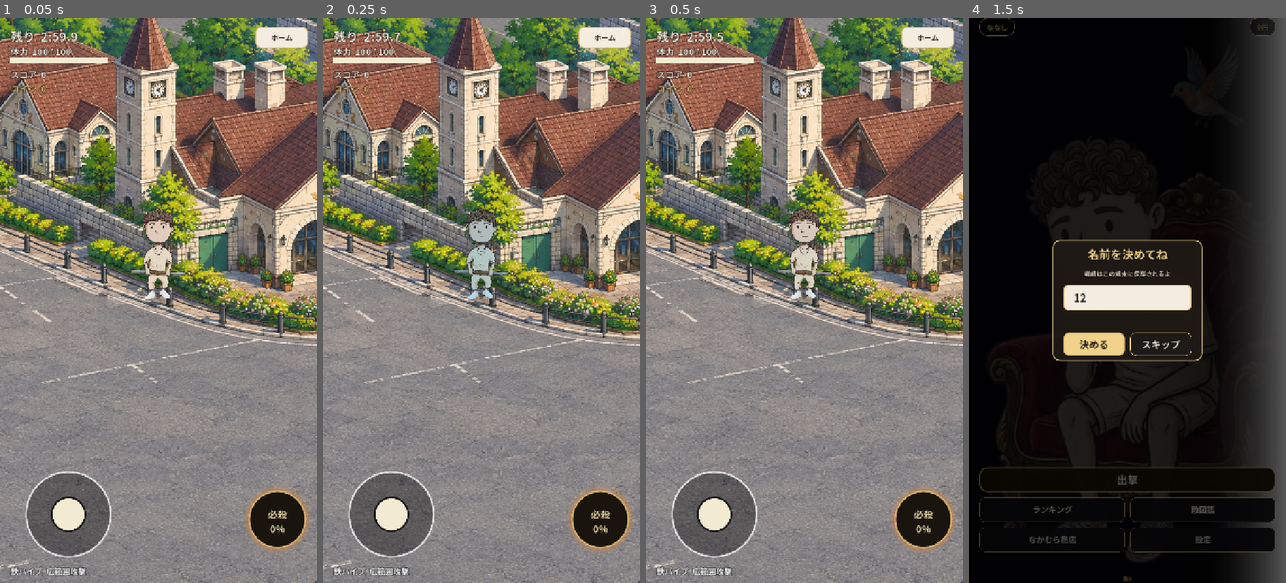
Above: before the commit, frames 1-4 (left to right).
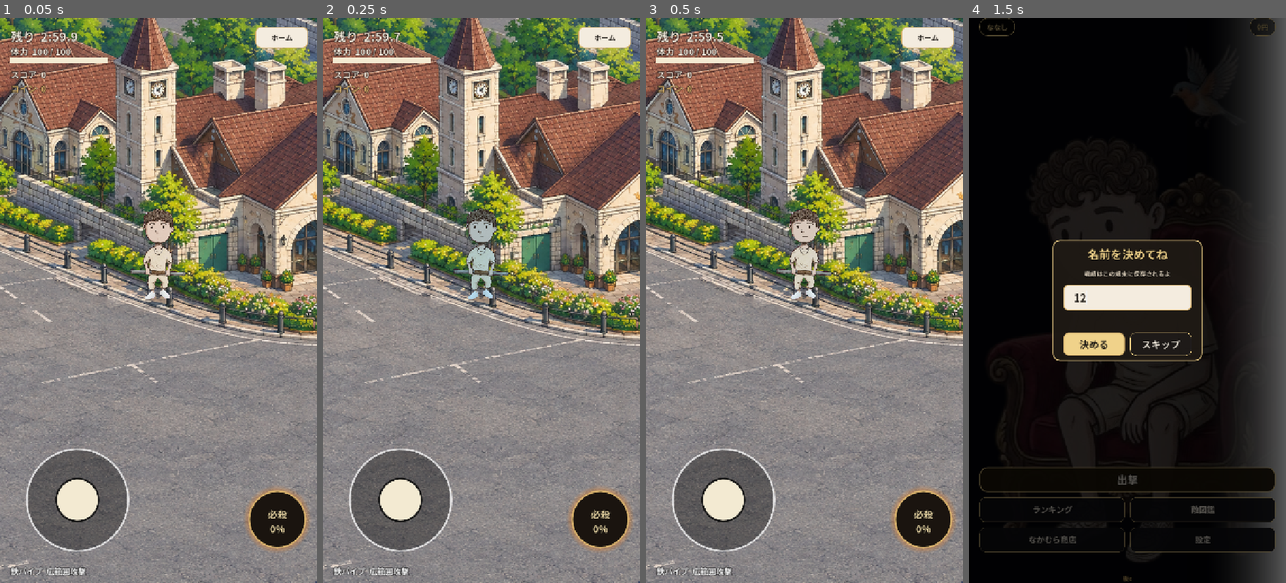
Above: after the commit, the same moments.

Repository: sudotti/inba-war
Game: Godot game, scene res://scenes/battle.tscn
The game is run twice, just before and just after one commit, with the same random seed, the same clock (stepped at 60 frames per second) and the same inputs. This scene is started directly instead of the project's main scene.
Inputs (mouse positions are in pixels of both pictures, inside the frame that each line leads up to):
- Up to frame 1 (0.05 s): no input
- Up to frame 2 (0.25 s): no input
- Up to frame 3 (0.5 s): no input
- Up to frame 4 (1.5 s): click "ホーム" at 0.5 s; click (1127, 294) at 1.27 s; type "12" at 1.35 s

The runs differ from the first frame. In frame 1, 3.1% of the frame differs, in the area x 7-41%, y 76-96%; in frame 2, 3.1%; in frame 3, 3.1%; in frame 4, nothing differs.

Commit message:
release: 左下の固定スティック。メニューで指が残っても中央に戻す

Diff:
--- a/scripts/battle_screen.gd
+++ b/scripts/battle_screen.gd
@@ -212,7 +212,9 @@
 		# タッチとマウスの到着順が前後しても、指を離したあとに歩き続けない。
 		_mouse_down = false
 	elif event is InputEventMouseButton and event.button_index == MOUSE_BUTTON_LEFT:
-		if _touch_count == 0 and not DisplayServer.is_touchscreen_available():
+		if stick and stick.echoing_touch():
+			_mouse_down = false
+		elif _touch_count == 0 and not DisplayServer.is_touchscreen_available():
 			_mouse_down = event.pressed
 	elif event is InputEventKey and event.pressed and not event.echo and sim != null:
 		var key := int(event.physical_keycode)
@@ -1194,7 +1196,7 @@
 	_fill(root)
 	stick = Stick.new()
 	root.add_child(stick)
-	UiFont.full_rect(stick)
+	stick.place_bottom_left(get_viewport_rect().size)
 
 
 func _build_special_cut_in() -> void:
@@ -1354,6 +1356,9 @@
 func _activate_special() -> void:
 	if sim == null or not sim.begin_special():
 		return
+	_mouse_down = false
+	if stick:
+		stick.guard_mouse_echo()
 	var palette := _special_palette()
 	_apply_cut_in_style(palette)
 	_special_phase = "intro"
@@ -1758,10 +1763,12 @@
 	if build_root == null:
 		return
 	build_root.visible = true
+	build_root.mouse_filter = Control.MOUSE_FILTER_STOP
 	if hint:
 		hint.visible = false
 	if stick:
 		stick.visible = false
+		stick.guard_mouse_echo()
 
 	for child in card_row.get_children():
 		child.queue_free()
@@ -1778,9 +1785,11 @@
 func _hide_build() -> void:
 	build_shown = false
 	build_root.visible = false
-	build_root.mouse_filter = Control.MOUSE_FILTER_IGNORE
 	hint.visible = true
-	stick.visible = true
+	_mouse_down = false
+	if stick:
+		stick.visible = true
+		stick.guard_mouse_echo()
 
 
 func _card(index: int, id: String) -> Control:
--- a/scripts/virtual_stick.gd
+++ b/scripts/virtual_stick.gd
@@ -1,14 +1,12 @@
 extends Control
 
-const RADIUS_MIN := 96.0
-const RADIUS_MAX := 144.0
+## 左下に台を固定するスティック。ノブだけ動かし、指を離すと中央に戻す。
 
 var direction := Vector2.ZERO
 
-var _pressing := false
-var _origin := Vector2.ZERO
+var _holding := false
 var _finger := -1
-var _mouse_up_pending := false
+var _ignore_finger := -1
 
 
 func _ready() -> void:
@@ -17,141 +15,111 @@
 
 func _notification(what: int) -> void:
 	if what == NOTIFICATION_WM_WINDOW_FOCUS_OUT or what == NOTIFICATION_APPLICATION_FOCUS_OUT:
-		_finger = -1
-		_mouse_up_pending = false
-		_end()
+		release()
+	elif what == NOTIFICATION_VISIBILITY_CHANGED and not is_visible_in_tree():
+		release()
 
 
-func _process(_dt: float) -> void:
-	# マウスの離すは、同じフレームのタッチより先に来ることがある。フレーム末で指が残っていれば維持する。
-	if _mouse_up_pending:
-		_mouse_up_pending = false
-		if _finger < 0:
-			_end()
-	if _finger < 0 and _pressing and not Input.is_mouse_button_pressed(MOUSE_BUTTON_LEFT):
-		_end()
+func release() -> void:
+	# メニューが開いた指は、離すまで掴み直さない。
+	if _finger >= 0:
+		_ignore_finger = _finger
+	_drop()
+
+
+func _drop() -> void:
+	_holding = false
+	_finger = -1
+	direction = Vector2.ZERO
 	queue_redraw()
 
 
+func echoing_touch() -> bool:
+	return false
+
+
+func guard_mouse_echo() -> void:
+	release()
+
+
+func place_bottom_left(screen: Vector2) -> void:
+	var side := 320.0
+	position = Vector2(16.0, screen.y - side - 28.0)
+	size = Vector2(side, side)
+	custom_minimum_size = size
+
+
 func _input(event: InputEvent) -> void:
-	# HUD の全面パネルが _gui_input を先に止める。指の開始はここで受ける。
+	if event.device == InputEvent.DEVICE_ID_EMULATION:
+		return
 	if not is_visible_in_tree():
 		return
 	if event is InputEventScreenTouch:
+		if not event.pressed and event.index == _ignore_finger:
+			_ignore_finger = -1
 		if event.pressed:
-			if _finger >= 0 or _over_button(event.position):
+			if event.index == _ignore_finger or not _inside(event.position):
 				return
 			_finger = event.index
-			_mouse_up_pending = false
-			_begin(_to_local(event.position))
+			_holding = true
+			_apply(_to_local(event.position))
 			get_viewport().set_input_as_handled()
-		elif event.index == _finger:
-			_finger = -1
-			_end()
-			get_viewport().set_input_as_handled()
-	elif event is InputEventScreenDrag and event.index == _finger:
-		_drag(_to_local(event.position))
-		get_viewport().set_input_as_handled()
-	elif _finger >= 0 and (event is InputEventMouseButton or event is InputEventMouseMotion):
+		elif _finger < 0 or event.index == _finger or event.canceled:
+			_drop()
+	elif event is InputEventScreenDrag and _holding and event.index == _finger:
+		_apply(_to_local(event.position))
 		get_viewport().set_input_as_handled()
 
 
 func _gui_input(event: InputEvent) -> void:
-	if event is InputEventScreenTouch:
+	# スマホはタッチのあとにマウスが遅れて届き、ノブを押した位置へ戻してしまう。
+	if DisplayServer.is_touchscreen_available() or _finger >= 0:
+		return
+	if event is InputEventMouseButton and event.button_index == MOUSE_BUTTON_LEFT:
 		if event.pressed:
-			if _finger < 0 and not _over_button(event.position):
-				_finger = event.index
-				_mouse_up_pending = false
-				_begin(event.position)
-		elif event.index == _finger:
-			_finger = -1
-			_end()
+			_holding = true
+			_apply(event.position)
+		else:
+			_drop()
 		accept_event()
-	elif event is InputEventScreenDrag and event.index == _finger:
-		_drag(event.position)
+	elif event is InputEventMouseMotion and _holding:
+		if (event.button_mask & MOUSE_BUTTON_MASK_LEFT) == 0:
+			release()
+			return
+		_apply(event.position)
 		accept_event()
-	elif _finger >= 0:
-		if event is InputEventMouseButton or event is InputEventMouseMotion:
-			accept_event()
-	elif event is InputEventMouseButton and event.button_index == MOUSE_BUTTON_LEFT:
-		if event.pressed:
-			_mouse_up_pending = false
-			_begin(event.position)
-		else:
-			_mouse_up_pending = true
-		accept_event()
-	elif event is InputEventMouseMotion and _pressing and (event.button_mask & MOUSE_BUTTON_MASK_LEFT) != 0:
-		_drag(event.position)
-		accept_event()
+
+
+func _inside(viewport_pos: Vector2) -> bool:
+	return get_global_rect().has_point(viewport_pos)
 
 
 func _to_local(viewport_pos: Vector2) -> Vector2:
 	return get_global_transform_with_canvas().affine_inverse() * viewport_pos
 
 
-func _over_button(viewport_pos: Vector2) -> bool:
-	var tree := get_tree()
-	if tree == null:
-		return false
-	return _button_at(tree.root, viewport_pos)
-
-
-func _button_at(node: Node, viewport_pos: Vector2) -> bool:
-	if node is CanvasItem and not (node as CanvasItem).is_visible_in_tree():
-		return false
-	if node is Button:
-		var button := node as Button
-		if button != self and button.mouse_filter != Control.MOUSE_FILTER_IGNORE and button.get_global_rect().has_point(viewport_pos):
-			return true
-	for child in node.get_children():
-		if _button_at(child, viewport_pos):
-			return true
-	return false
-
-
-func _begin(pos: Vector2) -> void:
+func _apply(pos: Vector2) -> void:
+	var delta := pos - size * 0.5
 	var radius := _radius()
-	_pressing = true
-	_origin = Vector2(
-		clampf(pos.x, radius, maxf(radius, size.x - radius)),
-		clampf(pos.y, radius, maxf(radius, size.y - radius))
-	)
-	_drag(pos)
-
-
-func _drag(pos: Vector2) -> void:
-	var delta := pos - _origin
-	var radius := _radius()
-	if delta.length() < radius * 0.135:
+	if delta.length() < radius * 0.2:
 		direction = Vector2.ZERO
-		return
-	direction = delta / radius
-	if direction.length() > 1.0:
-		direction = direction.normalized()
-
-
-func _end() -> void:
-	_pressing = false
-	direction = Vector2.ZERO
-
-
-func _default_base() -> Vector2:
-	var offset := _radius() * 1.62
-	return Vector2(offset, maxf(offset, size.y - offset))
+	else:
+		direction = delta / radius
+		if direction.length() > 1.0:
+			direction = direction.normalized()
+	queue_redraw()
 
 
 func _radius() -> float:
-	var screen_width := size.x
-	var target := minf(size.y * 0.145, screen_width * 0.105)
-	return clampf(target, RADIUS_MIN, RADIUS_MAX)
+	return minf(size.x, size.y) * 0.36
 
 
 func _draw() -> void:
 	var radius := _radius()
-	var knob_radius := radius * 0.4
-	var base := _origin if _pressing else _default_base()
-	var knob := base + direction * radius
-	draw_circle(base, radius, Color(0, 0, 0, 0.34))
-	draw_arc(base, radius, 0, TAU, 48, Color(1, 1, 1, 0.76), 4.0, true)
+	var center := size * 0.5
+	var knob := center + direction * radius
+	var knob_radius := radius * 0.42
+	draw_circle(center, radius, Color(0, 0, 0, 0.34))
+	draw_arc(center, radius, 0, TAU, 48, Color(1, 1, 1, 0.76), 4.0, true)
 	draw_circle(knob, knob_radius, Color("f3ead2"))
 	draw_arc(knob, knob_radius, 0, TAU, 32, Color("161616"), 4.0, true)
Not shown, changed: export_presets.cfg
Not shown, changed: docs/index.html
Not shown, changed: docs/index.pck
